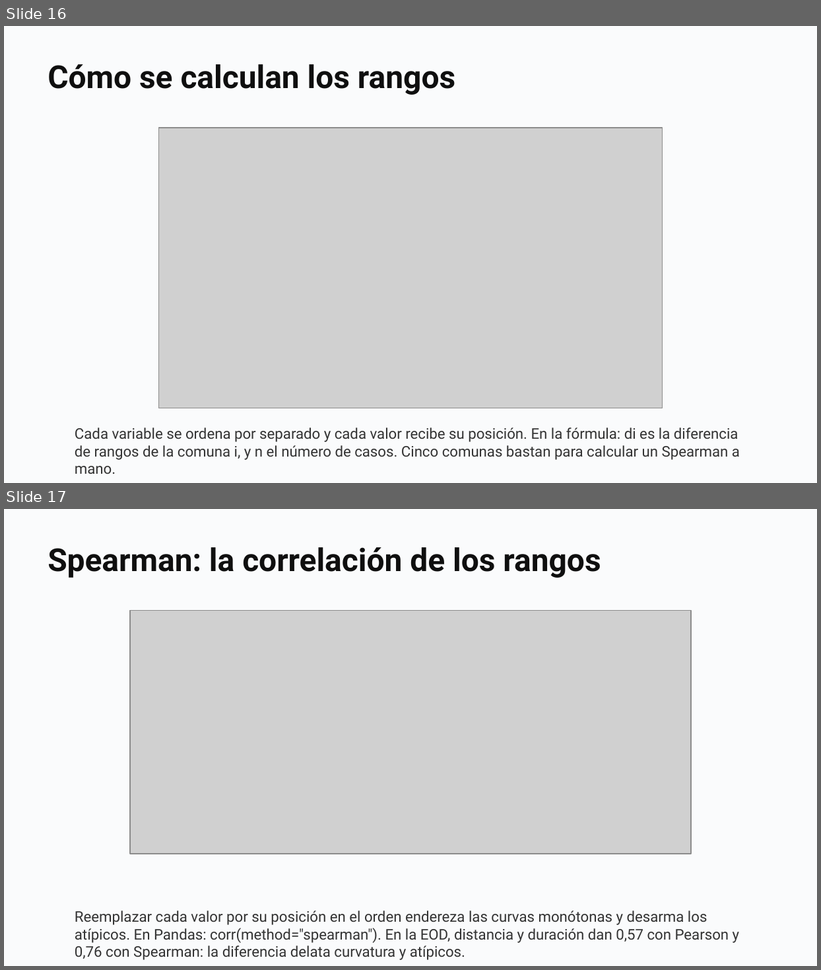
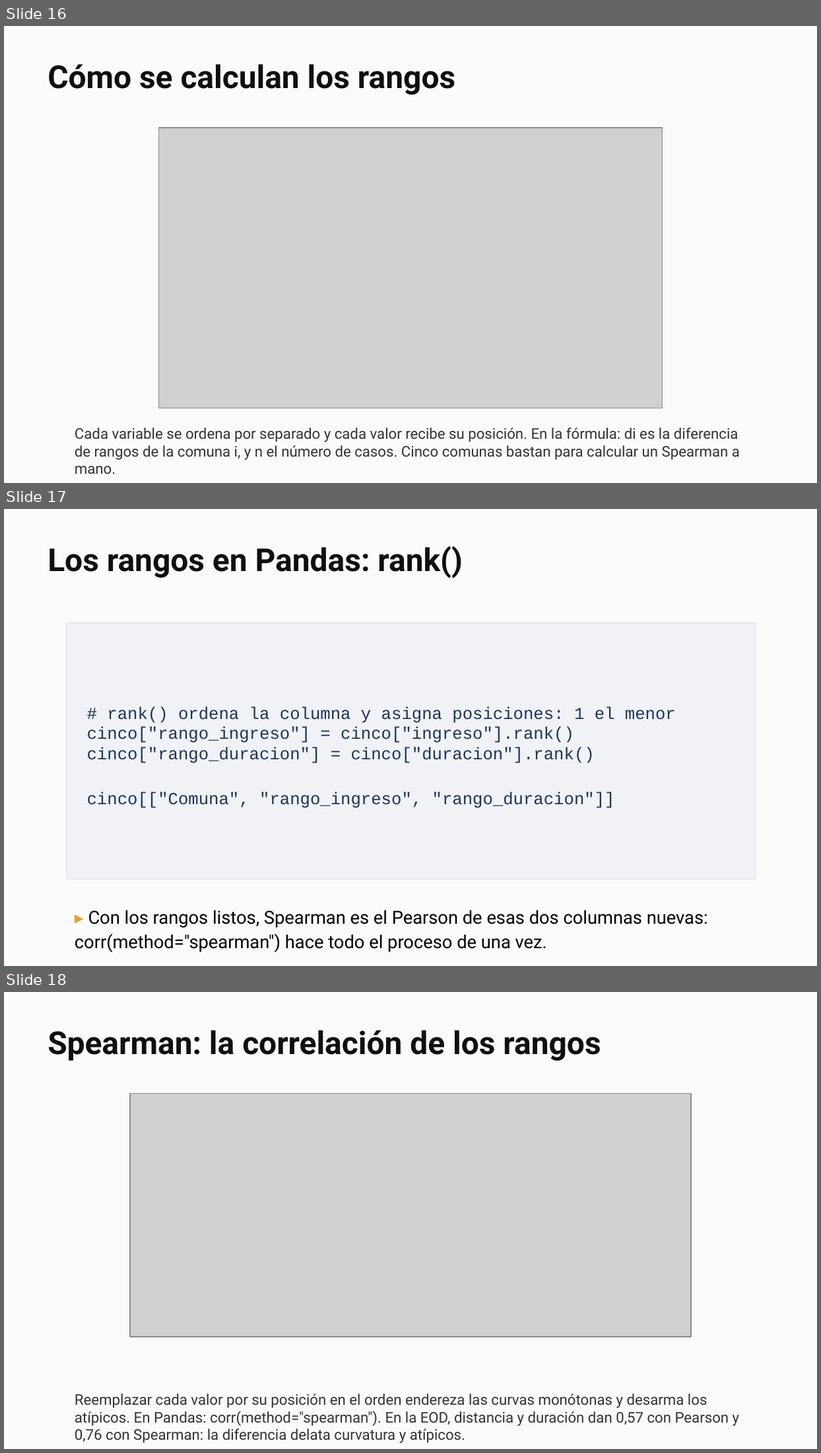
Before and after one commit to daniopitz/diplomado-cdd, a slide deck: presentaciones/clase03_eda_bivariado.pptx. Shown one above the other, each under a label of ours: slides 16 and 17 before the commit, slides 16, 17 and 18 after it. The pictures are 821x970 and 821x1453 pixels, drawn with LibreOffice and Linux fonts; fonts in the diff are those of the drawing; grey boxes stand for pictures. Boxes give left, top, right and bottom in pixels: in the first picture for what was removed or moved away, otherwise in the second. Text is boxed around its words. In the diff, an @@ line names an element or a change of style, - is before the commit and + after.

```diff
--- a/presentaciones/clase03_eda_bivariado.pptx
+++ b/presentaciones/clase03_eda_bivariado.pptx
@@ slide 17 added at [4, 509, 817, 966], background #FFFFFF @@
@@ rectangle added at [4, 509, 817, 966], fill #FAFBFC @@
@@ text added at [48, 546, 462, 578], 28 pt, text #0F0F0F, bold @@
+Los rangos en Pandas: rank()
@@ rectangle added at [67, 623, 755, 879], fill #F0F2F5, outline #D8DDE3 0.75 pt, 15 pt, text #1D3557 @@
+# rank() ordena la columna y asigna posiciones: 1 el menor
+cinco["rango_ingreso"] = cinco["ingreso"].rank()
+cinco["rango_duracion"] = cinco["duracion"].rank()
+cinco[["Comuna", "rango_ingreso", "rango_duracion"]]
@@ text added at [75, 910, 708, 952], 16 pt, text #000000 @@
+▸ Con los rangos listos, Spearman es el Pearson de esas dos columnas nuevas: corr(method="spearman") hace todo el proceso de una vez.
@@ what was slide 17 is now slide 18 @@
```
Also in this commit, not shown: 1 slide changed, 1 other file.
